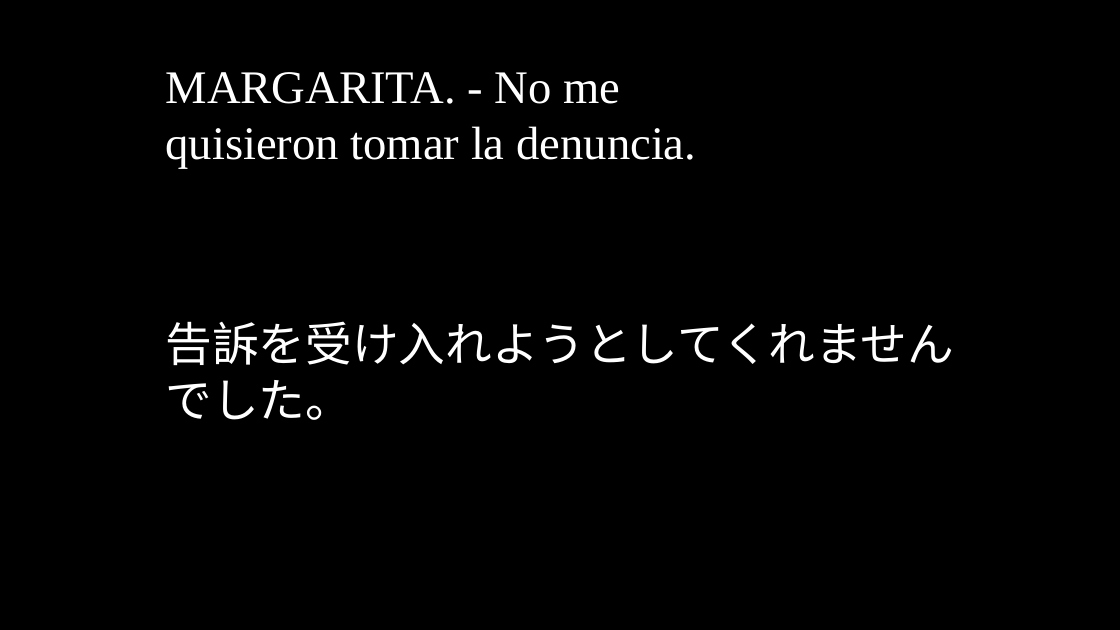
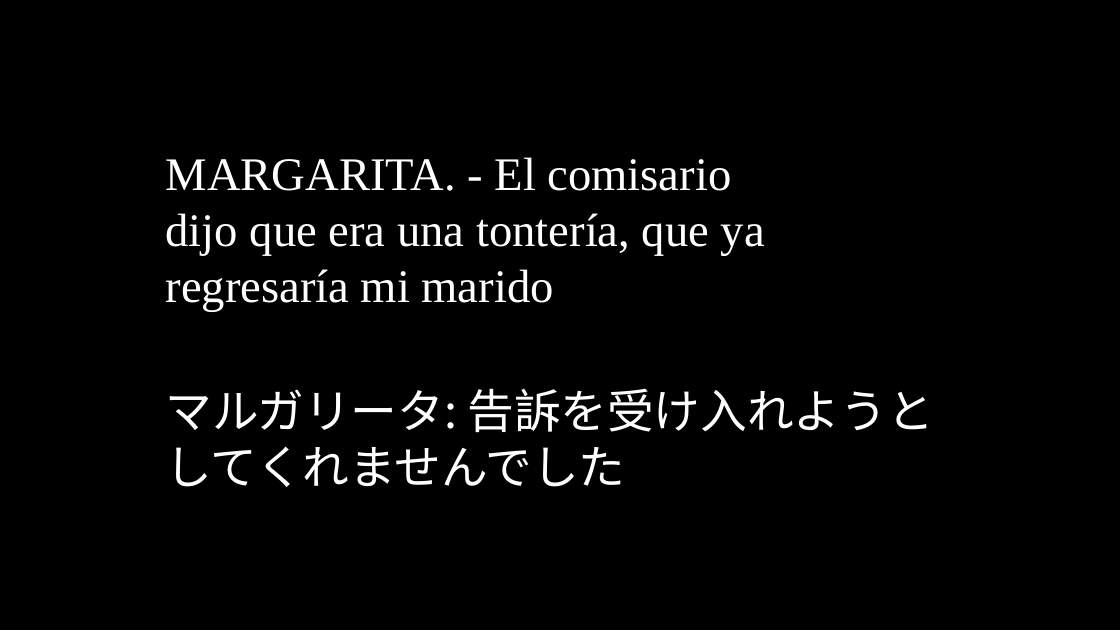
Before and after one commit to oulcggc/lang-drama-caption, a slide deck: slide 112 of complete-cap.pptx (slide 111 before the commit). Drawn at 1120x630 pixels with LibreOffice and Linux fonts; fonts in the diff are those of the drawing. Boxes give left, top, right and bottom in pixels: in the first picture for what was removed or moved away, otherwise in the second. Text is boxed around its words. In the diff, an @@ line names an element or a change of style, - is before the commit and + after.

```diff
--- a/complete-cap.pptx
+++ b/complete-cap.pptx
@@ text removed at [166, 72, 696, 169] @@
-MARGARITA. - No me quisieron tomar la denuncia.
@@ text added at [166, 157, 765, 312], 40 pt, text #FFFFFF @@
+MARGARITA. - El comisario dijo que era una tontería, que ya regresaría mi marido
@@ text at [166, 388, 933, 487]: text changed @@
-告訴を受け入れようとしてくれませんでした。
+マルガリータ: 告訴を受け入れようとしてくれませんでした
```
Also in this commit, not shown: 97 other slides changed, 60 slides added, 60 slides removed, 1 other file.
